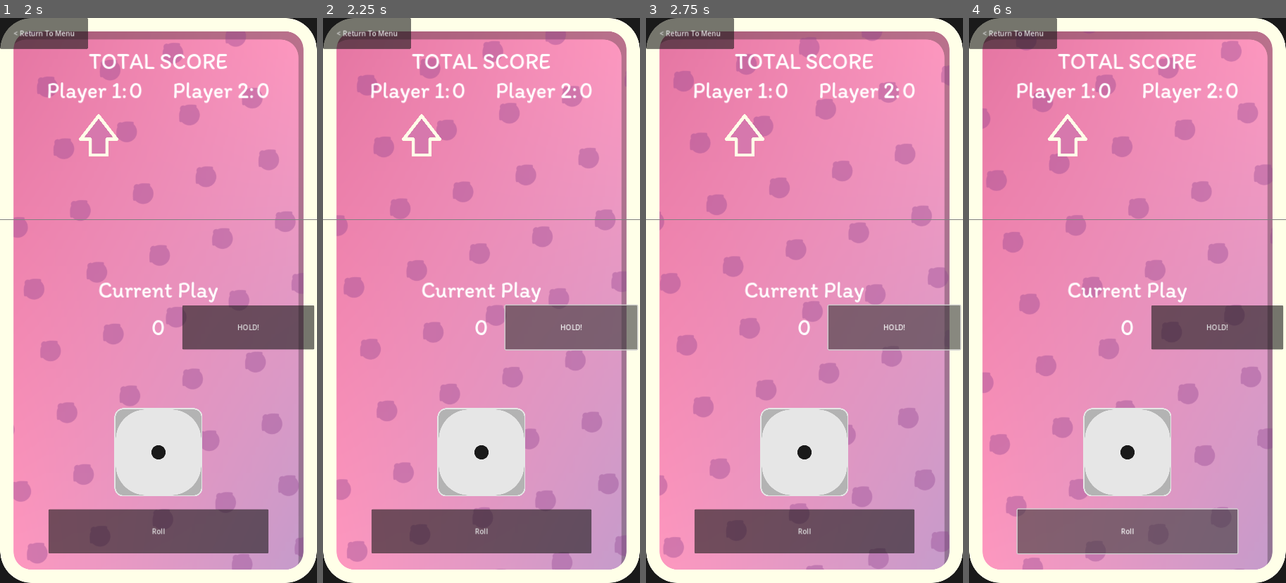
Above: before the commit, frames 1-4 (left to right).
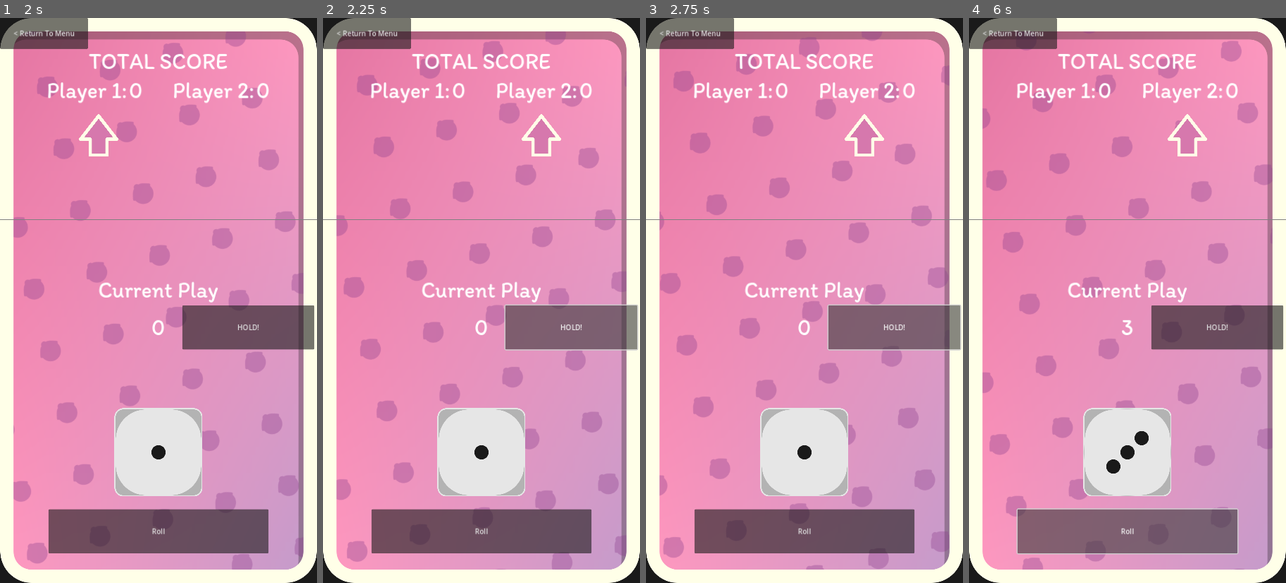
Above: after the commit, the same moments.

Repository: Ghigog/Cerdo
Game: Godot game, scene res://Scenes/app.tscn
The game is run twice, just before and just after one commit, with the same random seed, the same clock (stepped at 60 frames per second) and the same inputs. Sound files missing from this copy of the repository are replaced by a short silence.
Inputs:
- Up to frame 1 (2 s): click "Play" at 0.5 s; click "Play" at 1.25 s
- Up to frame 2 (2.25 s): click "HOLD!" at 2 s
- Up to frame 3 (2.75 s): no input
- Up to frame 4 (6 s): click "Roll" at 2.75 s; click "HOLD!" at 3.5 s; click "Roll" at 4.25 s; click "HOLD!" at 5 s; click "Roll" at 5.75 s

Frame 1 is identical in both runs. In frame 2, 0.7% of the frame differs, in the area x 24-76%, y 17-25%; in frame 3, 0.7%; in frame 4, 0.8%, in the area x 24-76%, y 17-85%.
Error before the commit: Parse Error: Unindent doesn't match the previous indentation level. (res://Scripts/main.gd:78)

Commit message:
fix? maybe

Diff:
--- a/Scripts/main.gd
+++ b/Scripts/main.gd
@@ -76,7 +76,7 @@
 
 func _on_hold_button_pressed():
 	Global.player_scores[Global.turn] += current_score
-  check_music()
+	check_music()
 	render_scores()
 	refresh_turn()
 
